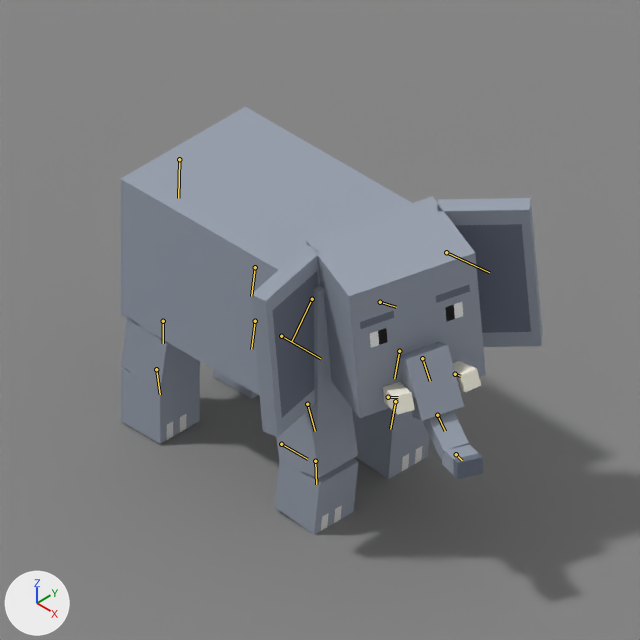
The Blender file 02 Animals/26-011 · African Elephant/blender/26-011 · African Elephant · Rig.blend, before and after one commit.
Rendered twice from the file's camera 'CAM · ANIM 1x1'. Arrows for +X, +Y and +Z are at lower left; the lights stay in place. The picture after the commit comes second. Both versions are drawn at frame 12 of the action 'idle'; the numbers are the values there. The bones that bend it are drawn over the model as lines.

Objects in the first picture: 'VF · animal', 'VF · ground'.
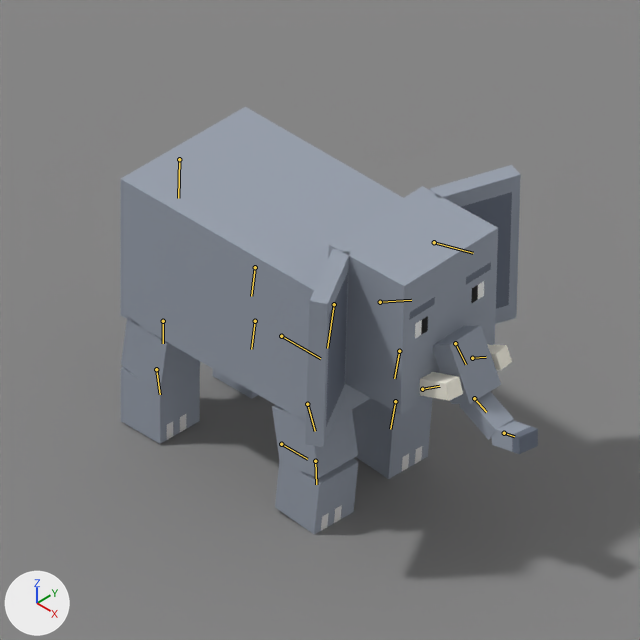
Where the change shows, as pixel boxes (x1, y1, x2, y2) in the pictures (640 x 640 px):
'VF · animal', posed: before (121, 107, 543, 534); after (121, 107, 538, 534)
bone 'head', root to tip: before (380, 302) to (396, 307); after (380, 302) to (411, 300)
bone 'ear_r', root to tip: before (446, 252) to (489, 272); after (434, 242) to (473, 253)

The edits, one by one:
Bone 'head' (bone_head) turns from (10, -4, -19) to (-2, 1, 2) degrees about its own x, y and z.
Bone 'ear_r' (bone_ear_r) turns from (-4, 13, -25) to (-2, 9, -18) degrees about its own x, y and z.
